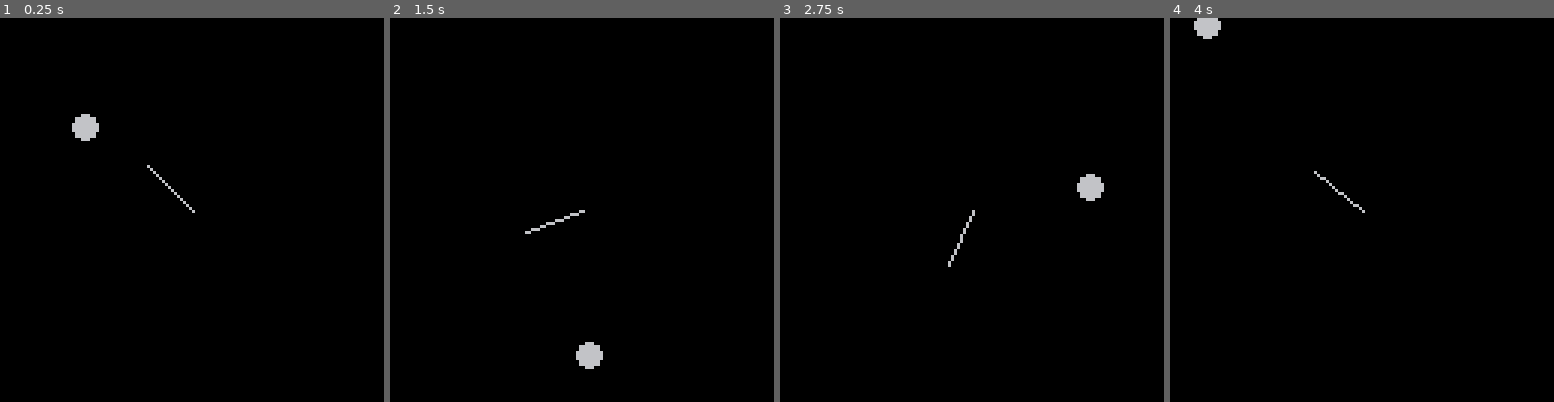
Above: before the commit, frames 1-4 (left to right).
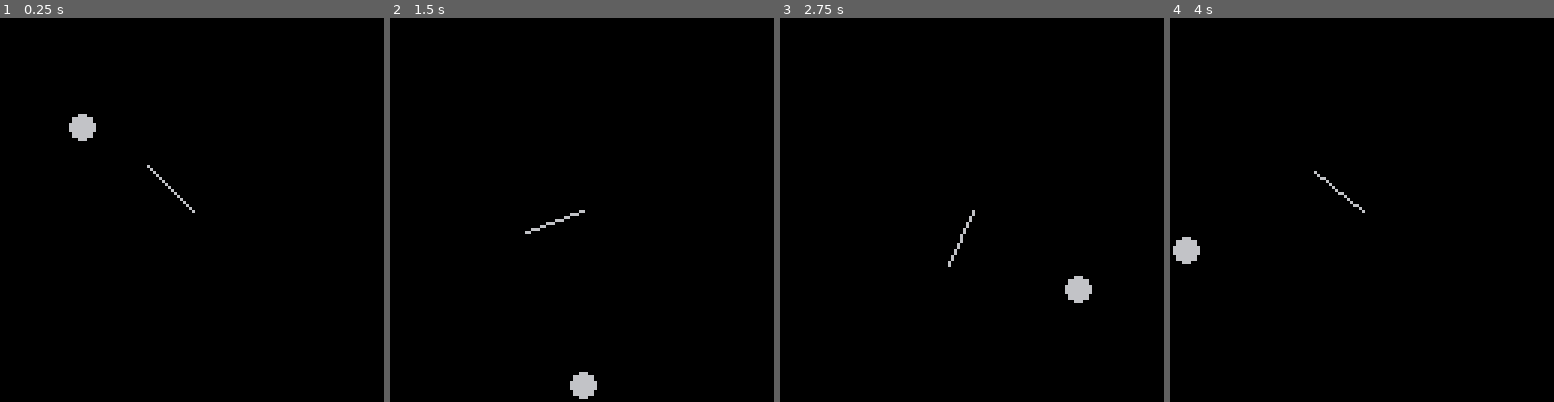
Above: after the commit, the same moments.

Repository: julioolvr/nature_of_code
Game: PICO-8 cartridge 1.vectors.p8
The game is run twice, just before and just after one commit, with the same random seed, the same clock (stepped at 60 frames per second) and the same inputs.
Inputs (mouse positions are in pixels of both pictures, inside the frame that each line leads up to):
- Up to frame 1 (0.25 s): no input
- Up to frame 2 (1.5 s): click (670, 121) at 0.67 s; click (436, 267) at 1.22 s
- Up to frame 3 (2.75 s): click (887, 114) at 1.77 s; click (952, 259) at 2.32 s
- Up to frame 4 (4 s): click (1404, 106) at 2.87 s; click (1465, 256) at 3.42 s; click (1231, 102) at 3.97 s

The runs differ from the first frame. In frame 1, 0.1% of the frame differs, in the area x 17-26%, y 25-33%; in frame 2, 0.7%, in the area x 46-56%, y 84-100%; in frame 3, 0.7%; in frame 4, 0.7%.

Commit message:
Acceleration

Diff:
--- a/1.vectors.p8
+++ b/1.vectors.p8
@@ -45,9 +45,23 @@
   end
 end
 
+function Vector2:limit(limit)
+  local magnitude = self:magnitude()
+
+  if magnitude > limit then
+    self:normalize()
+    self:mult(limit)
+  end
+end
+
 --
 
-Mover = { velocity = Vector2:new{ x = 1, y = 2 }, position = Vector2:new{ x = 20, y = 20 } }
+Mover = {
+  max_velocity = 10,
+  position = Vector2:new{ x = 20, y = 20 },
+  velocity = Vector2:new{ x = 0, y = 0 },
+  acceleration = Vector2:new{ x = -0.001, y = 0.01 }
+}
 Mover.__index = Mover
 
 function Mover:new(o)
@@ -55,6 +69,8 @@
 end
 
 function Mover:update()
+  self.velocity:add(self.acceleration)
+  self.velocity:limit(self.max_velocity)
   self.position:add(self.velocity)
 end
 
@@ -75,7 +91,7 @@
 velocity = Vector2:new{ x = 1, y = 2 }
 
 center = Vector2:new{ x = LIMIT / 2, y = LIMIT / 2 }
-ball = Mover:new{ velocity = { x = 1, y = 2 } }
+ball = Mover:new{ velocity = Vector2:new{ x = 1, y = 2 } }
 
 function _init()
   -- Enable devkit mode to read the mouse position
